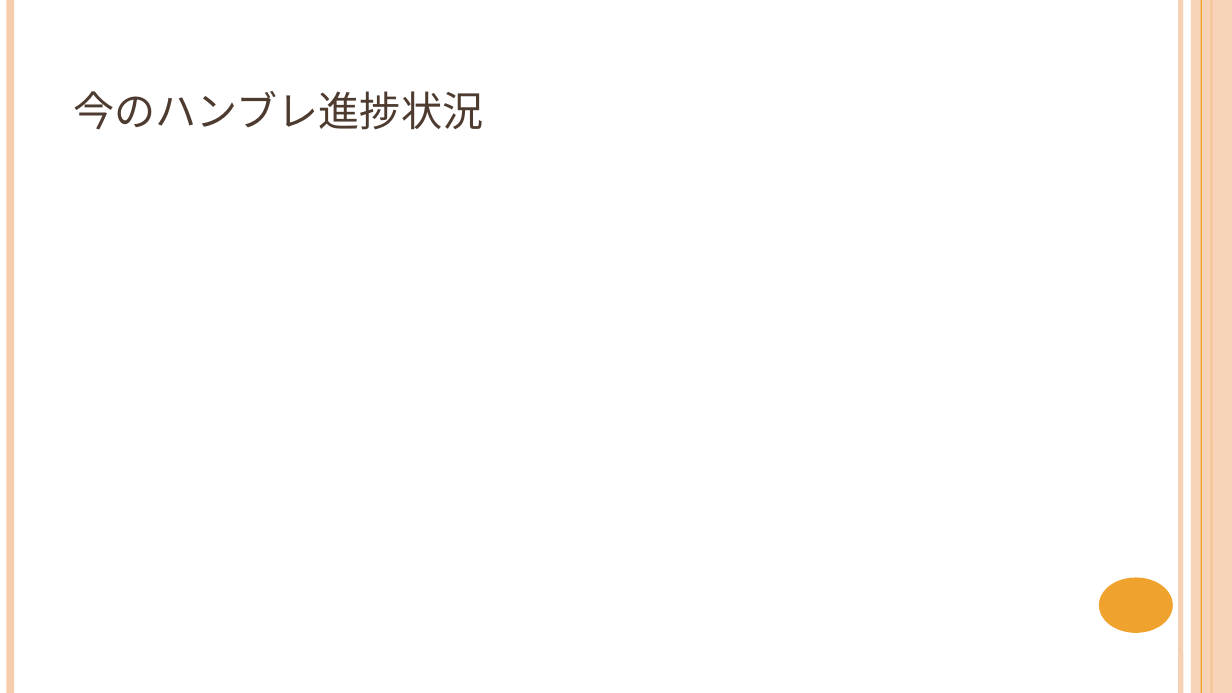
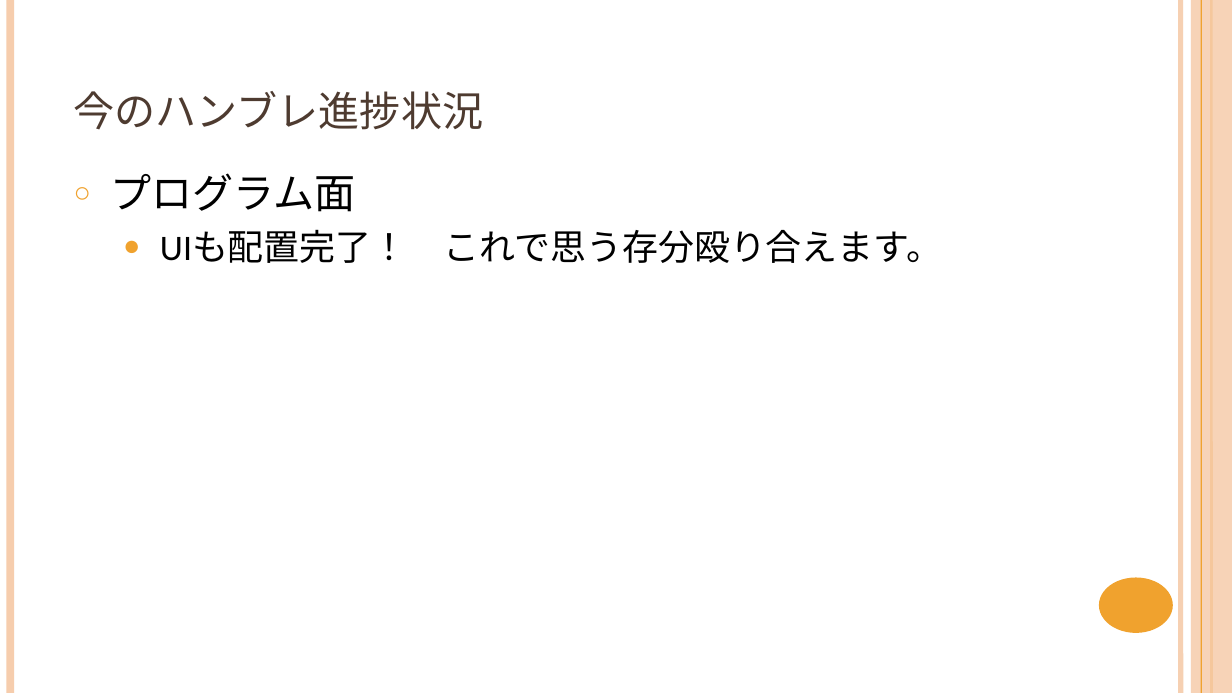
Before and after one commit to NyamLand/VSRPG, a slide deck: slide 12 of 仕様/プレゼンテーション/第二回発表.pptx (slide 8 before the commit). Drawn at 1232x693 pixels with LibreOffice and Linux fonts; fonts in the diff are those of the drawing. Boxes give left, top, right and bottom in pixels: in the first picture for what was removed or moved away, otherwise in the second. Text is boxed around its words. In the diff, an @@ line names an element or a change of style, - is before the commit and + after.

```diff
--- a/仕様/プレゼンテーション/第二回発表.pptx
+++ b/仕様/プレゼンテーション/第二回発表.pptx
@@ text added at [111, 173, 942, 263], 21 pt, text #000000 @@
+○ プログラム面
+  ● UIも配置完了！ これで思う存分殴り合えます。
```
Also in this commit, not shown: 5 other slides changed, 4 slides added, 3 other files.
